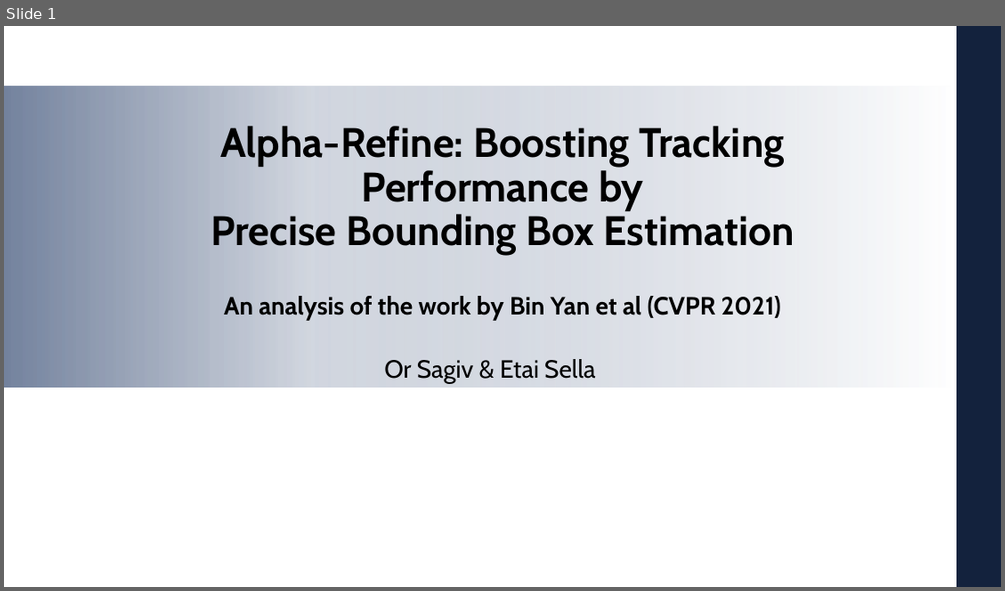
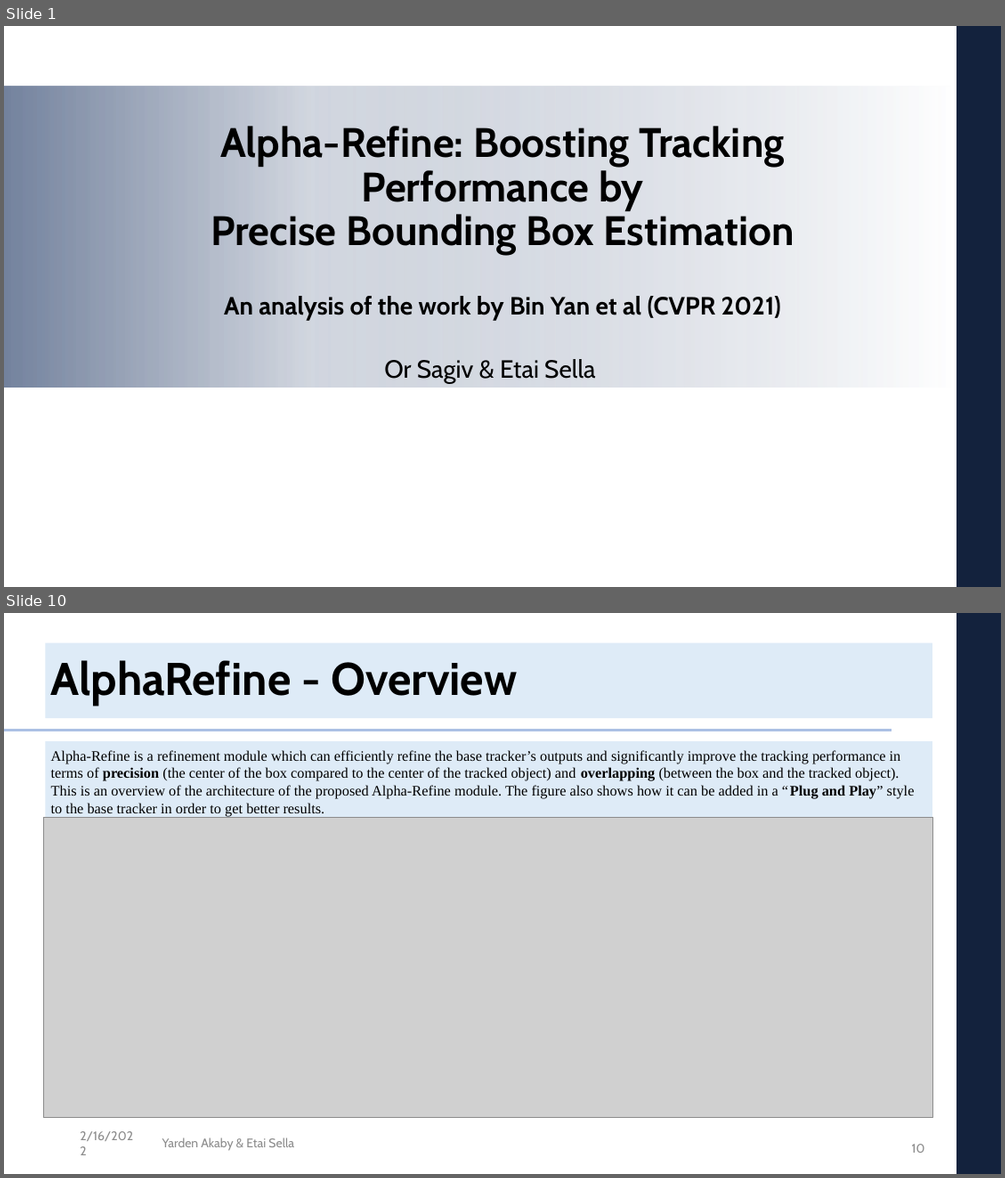
Before and after one commit to etaisella/AlphaRefine, a slide deck: Presentation/DL_project_presentation.pptx. Shown one above the other, each under a label of ours: slide 1 before the commit, slides 1 and 10 after it; the slides between them are not shown. The pictures are 1005x591 and 1005x1178 pixels, drawn with LibreOffice and Linux fonts; fonts in the diff are those of the drawing; grey boxes stand for pictures; background and template pictures are left out. Boxes give left, top, right and bottom in pixels: in the first picture for what was removed or moved away, otherwise in the second. Text is boxed around its words. In the diff, an @@ line names an element or a change of style, - is before the commit and + after.

```diff
--- a/Presentation/DL_project_presentation.pptx
+++ b/Presentation/DL_project_presentation.pptx
@@ slide 10 added at (4, 613, 1001, 1174), background #FFFFFF; not listed: 2 template elements that a slide beside it also shows @@
@@ rectangle added at (45, 643, 932, 718), fill #DEEBF7 @@
@@ title added at (51, 660, 518, 705), 44 pt, text #000000, bold @@
+AlphaRefine - Overview
@@ line added from (4, 730) to (890, 730), #ABC0E4 2.25 pt @@
@@ rectangle added at (45, 742, 932, 1097), fill #DEEBF7 @@
@@ text added at (51, 750, 914, 817), 14 pt, text #000000 @@
+Alpha-Refine is a refinement module which can efficiently refine the base tracker’s outputs and significantly improve the tracking performance in terms of precision (the center of the box compared to the center of the tracked object) and overlapping (between the box and the tracked object).
+This is an overview of the architecture of the proposed Alpha-Refine module. The figure also shows how it can be added in a “Plug and Play” style to the base tracker in order to get better results.
@@ picture added at (44, 817, 933, 1117) @@
@@ text added at (80, 1131, 133, 1141), 12 pt, text #8C8C8C @@
+2/16/2022
@@ text added at (162, 1137, 294, 1151), 12 pt, text #8C8C8C @@
+Yarden Akaby & Etai Sella
@@ page number added at (912, 1143, 925, 1152), 12 pt, text #8C8C8C @@
+10
```
Also in this commit, not shown: 8 slides changed, 6 other slides added.
